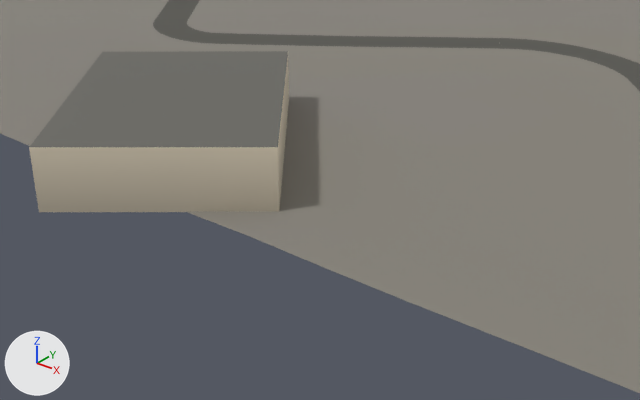
An edit to the glTF model public/tiles/sf/t3_11.glb, drawn before and after from the same camera.
One viewpoint serves both versions: a 50 mm camera at (1768.6, -6061.1, 48.8) aimed at (1710.4, -5988.4, 3.7). Every picture has the same lights, and +X, +Y and +Z are marked at lower left. The first picture is the older version. Where no turn or scale is listed for an object, it has been applied to the vertices.

In view in the first picture: 'buildings', 'ground', 'roads'.
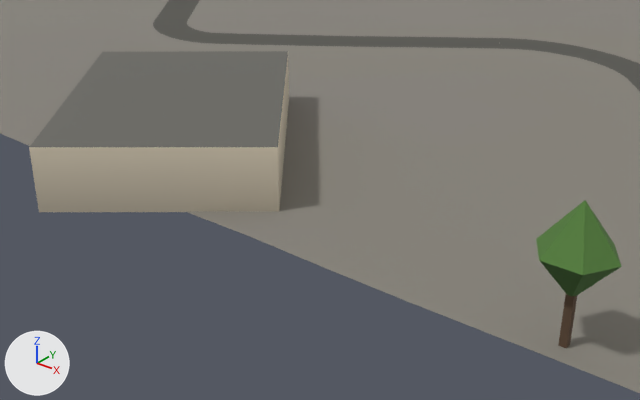
Boxes [x1, y1, x2, y2] around the edits, measured in the pictures (640 x 400 px):
'foliage-broadleaf.001', added (green)
    after: [536, 200, 622, 348]

The change, as a list of edits to the scene's bpy script:
```text
Add mat_foliage:
    mat_foliage = bpy.data.materials.new('foliage')
    mat_foliage.use_nodes = True; mat_foliage.node_tree.nodes.clear()
    _N = mat_foliage.node_tree.nodes; _L = mat_foliage.node_tree.links
    n0 = _N.new('ShaderNodeBsdfPrincipled'); n0.name = 'Principled BSDF'
    n0.inputs[2].default_value = 0.95  # 'Roughness'
    n1 = _N.new('ShaderNodeOutputMaterial'); n1.name = 'Material Output'
    n2 = _N.new('ShaderNodeVertexColor'); n2.name = 'Color Attribute'
    _L.new(n0.outputs[0], n1.inputs[0])  # 'BSDF' to 'Surface'
    _L.new(n2.outputs[0], n0.inputs[0])  # 'Color' to 'Base Color'
Add me_foliage_broadleaf:
    me_foliage_broadleaf.from_pydata(...)  # 16 vertices, 20 faces; spans x -3.75..3.75, y -3.22..3.22, z -0.28..14.25
    me_foliage_broadleaf.materials.append(mat_foliage)
Add ob_foliage_broadleaf_001:
    ob_foliage_broadleaf_001 = bpy.data.objects.new('foliage-broadleaf.001', me_foliage_broadleaf)
    ob_foliage_broadleaf_001.location = (1745.0, -5997.5, 3.44)
```
